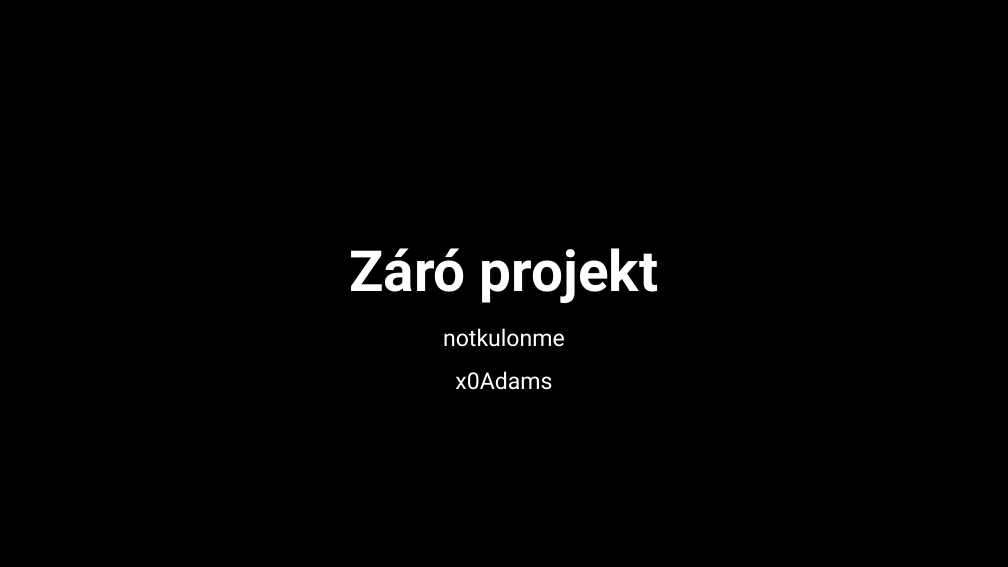
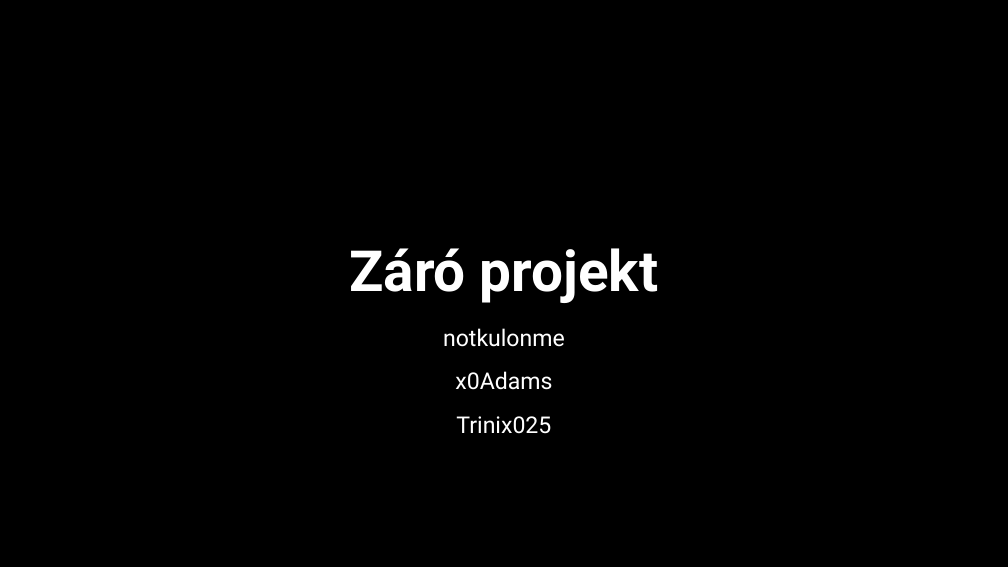
Before and after one commit to x0Adams/Gal-Projekt-1, a slide deck: slide 1 of záróprojekt_11ESZ.pptx. Drawn at 1008x567 pixels with LibreOffice and Linux fonts; fonts in the diff are those of the drawing; background and template pictures are left out. Boxes give left, top, right and bottom in pixels: in the first picture for what was removed or moved away, otherwise in the second. Text is boxed around its words. In the diff, an @@ line names an element or a change of style, - is before the commit and + after.

```diff
--- a/záróprojekt_11ESZ.pptx
+++ b/záróprojekt_11ESZ.pptx
@@ rectangle removed at (0, 0, 1008, 567) @@
@@ subtitle at (456, 416, 551, 434): paragraph added @@
+Trinix025
```
Also in this commit, not shown: 18 slides added, 1 slide removed.
